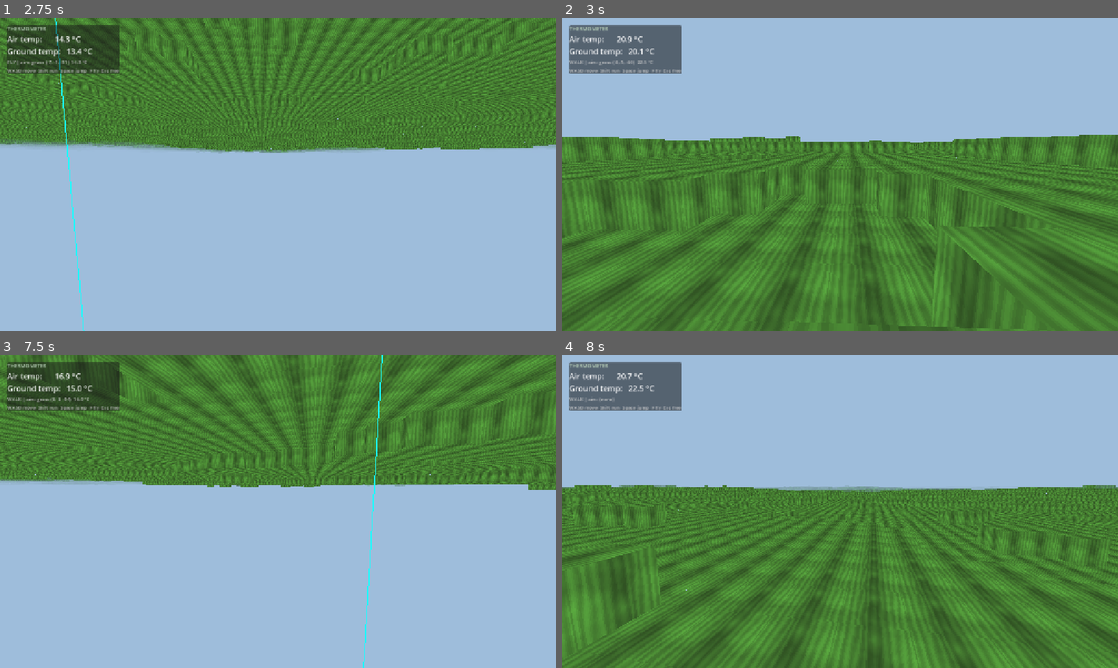
Above: before the commit, frames 1-4 (two rows, left to right).
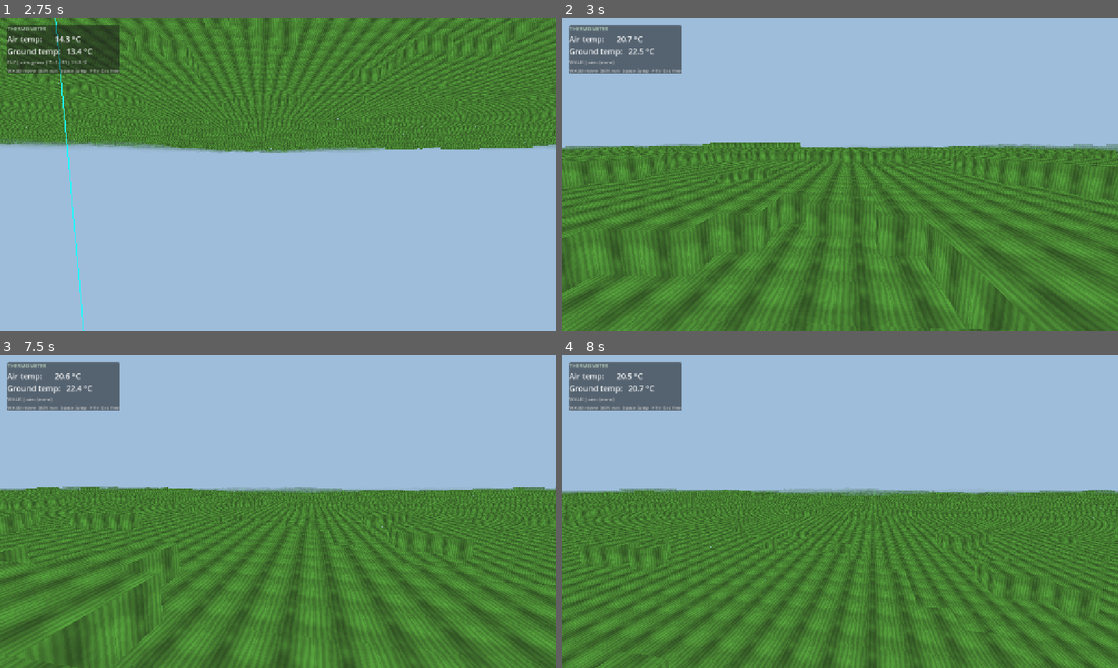
Above: after the commit, the same moments.

Repository: vrogojin/voxiverse
Game: Godot game, scene res://scenes/main.tscn
The game is run twice, just before and just after one commit, with the same random seed, the same clock (stepped at 60 frames per second) and the same inputs.
Inputs (mouse positions are in pixels of both pictures, inside the frame that each line leads up to):
- Up to frame 1 (2.75 s): tap Enter at 0.5 s; move the mouse to (305, 174) at 0.52 s; hold W from 0.53 s (still down); tap F at 0.6 s; click (305, 174) at 0.67 s; tap Space at 0.77, 1.52 s; move the mouse to (250, 174) at 1.27 s; tap Shift at 1.35 s; move the mouse to (289, 168) at 2.02 s; hold Ctrl from 2.03 s (still down)
- Up to frame 2 (3 s): keep holding W; move the mouse to (834, 180) at 2.77 s; release Ctrl at 2.78 s; tap F at 2.85 s; click (834, 180) at 2.92 s
- Up to frame 3 (7.5 s): tap Space at 3.02, 3.77, 4.52, 6.02, 6.77 s; move the mouse to (316, 514) at 3.52 s; hold Shift 3.53-4.28 s; move the mouse to (233, 508) at 4.27 s; tap Ctrl at 4.35 s; move the mouse to (283, 511) at 5.02 s; tap F at 5.1, 7.35 s; click (283, 511) at 5.17 s; move the mouse to (255, 505) at 5.77 s; release W at 5.78 s; hold D 5.78-6.53 s; tap Shift at 5.85 s; move the mouse to (305, 511) at 6.52 s; hold Ctrl 6.53-7.28 s; hold W from 6.53 s (still down); move the mouse to (250, 511) at 7.27 s; click (250, 511) at 7.42 s
- Up to frame 4 (8 s): keep holding W; tap Space at 7.52 s

Frame 1 is identical in both runs. In frame 2, 23% of the frame differs, in the area x 0-100%, y 5-100%; in frame 3, 99%, in the area x 0-100%, y 0-100%; in frame 4, 20%.

Commit message:
fix(voxiverse): floor_under embeds player in 2+-block terrain steps
Review of PR #1 found floor_under returned a floor INSIDE the solid column
when the player walked into a step taller than one block (the terrain has no
collider), clipping the camera one block into the hillside and climbing a
frame at a time. Split into two regimes: feet in undug solid rock -> pop up to
the column's effective surface (instant, no clipping); feet in open air or a
dug pocket -> land on the first block with air above it (honours shaft/tunnel
floors). Also refresh two stale "mountain" comments left after the flattening.

Diff:
--- a/godot/src/player/player.gd
+++ b/godot/src/player/player.gd
@@ -51,8 +51,8 @@
 	_camera = Camera3D.new()
 	_camera.name = "Camera3D"
 	_camera.position = Vector3(0, eye_height, 0)
-	# Generous far plane so tall (200+) mountain caps within stream range are
-	# never clipped (a cap can be ~350 blocks away in 3D); fog hides the rest.
+	# Generous far plane so terrain across the full stream range is never clipped;
+	# fog hides the boundary well before the edge.
 	_camera.far = float(TerrainConfig.RENDER_RADIUS_BLOCKS) * 2.2
 	_camera.fov = 75.0
 	add_child(_camera)
--- a/godot/src/world/voxel_module/module_world.gd
+++ b/godot/src/world/voxel_module/module_world.gd
@@ -86,8 +86,8 @@
 	if _viewer == null:
 		return
 	_set_if(_viewer, "view_distance", TerrainConfig.RENDER_RADIUS_BLOCKS)
-	# Stretch the stream vertically so tall mountain caps load without paying for
-	# a bigger horizontal radius.
+	# Vertical stream ratio (1.0 now that terrain is shallow; kept configurable in
+	# TerrainConfig should tall terrain return).
 	_set_if(_viewer, "view_distance_vertical_ratio", TerrainConfig.VIEWER_VERTICAL_RATIO)
 	_set_if(_viewer, "requires_collisions", false)
 	player.add_child(_viewer)
--- a/godot/src/world/world_manager.gd
+++ b/godot/src/world/world_manager.gd
@@ -123,23 +123,31 @@
 const STEP_UP := 1.1
 
 ## The y the player should stand at in column (x, z) given their current feet
-## height. Unlike surface_y (always the column TOP), this scans DOWNWARD from just
-## above the feet for the first solid, non-broken block — so the player can descend
-## into a pit or shaft they dug and walk INTO a tunnel, instead of being snapped
-## back up to the original surface. Blocks whose top is more than STEP_UP above the
-## feet (walls, tunnel ceilings) are never treated as floor, so you don't teleport
-## up onto them. Ground is solid all the way down, so this always finds a floor.
+## height. Unlike surface_y (always the column TOP), this lets the player descend
+## into a pit/shaft they dug and walk INTO a tunnel instead of being snapped back
+## up to the original surface.
+##
+## Two regimes, keyed on whether the feet cell is undisturbed solid rock:
+##   * EMBEDDED (walked horizontally into a hillside — the terrain has no collider,
+##     so nothing stops that): can't tunnel through undug rock, so pop up onto the
+##     column's surface (effective top). This climbs steps/hills in one step, never
+##     leaving the player clipped one block inside the wall.
+##   * OPEN AIR or a DUG POCKET: land on the first block below that has AIR directly
+##     above it — the actual standable surface — so a shaft/tunnel floor is honoured
+##     rather than the buried rock at the feet.
+## Ground is solid all the way down, so a surface is always found.
 func floor_under(x: float, z: float, feet_y: float) -> float:
 	var xi := int(floor(x))
 	var zi := int(floor(z))
-	# Highest block whose TOP (y+1) can be at most STEP_UP above the feet.
-	var y := int(floor(feet_y + (STEP_UP - 1.0)))
-	y = mini(y, TerrainConfig.height_at(xi, zi))   # nothing solid above the surface
+	var fcell := int(floor(feet_y + (STEP_UP - 1.0)))   # feet, plus a small step-up bias
+	if _cell_solid(Vector3i(xi, fcell, zi)):
+		return float(effective_height(xi, zi) + 1)
+	var y := fcell
 	while y > -1024:
-		if TerrainConfig.is_solid(xi, y, zi) and not _removed.has(Vector3i(xi, y, zi)):
+		if _cell_solid(Vector3i(xi, y, zi)) and not _cell_solid(Vector3i(xi, y + 1, zi)):
 			return float(y + 1)
 		y -= 1
-	return float(y + 1)
+	return float(effective_height(xi, zi) + 1)
 
 func is_solid(pos: Vector3) -> bool:
 	var cell := Vector3i(int(floor(pos.x)), int(floor(pos.y)), int(floor(pos.z)))
